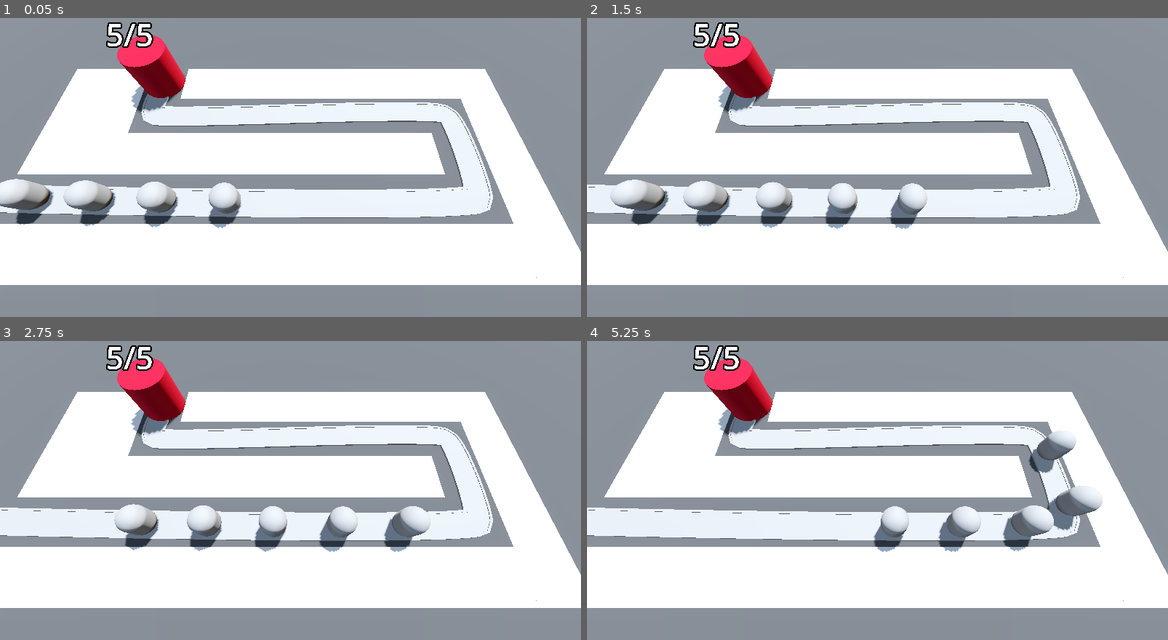
Above: before the commit, frames 1-4 (two rows, left to right).
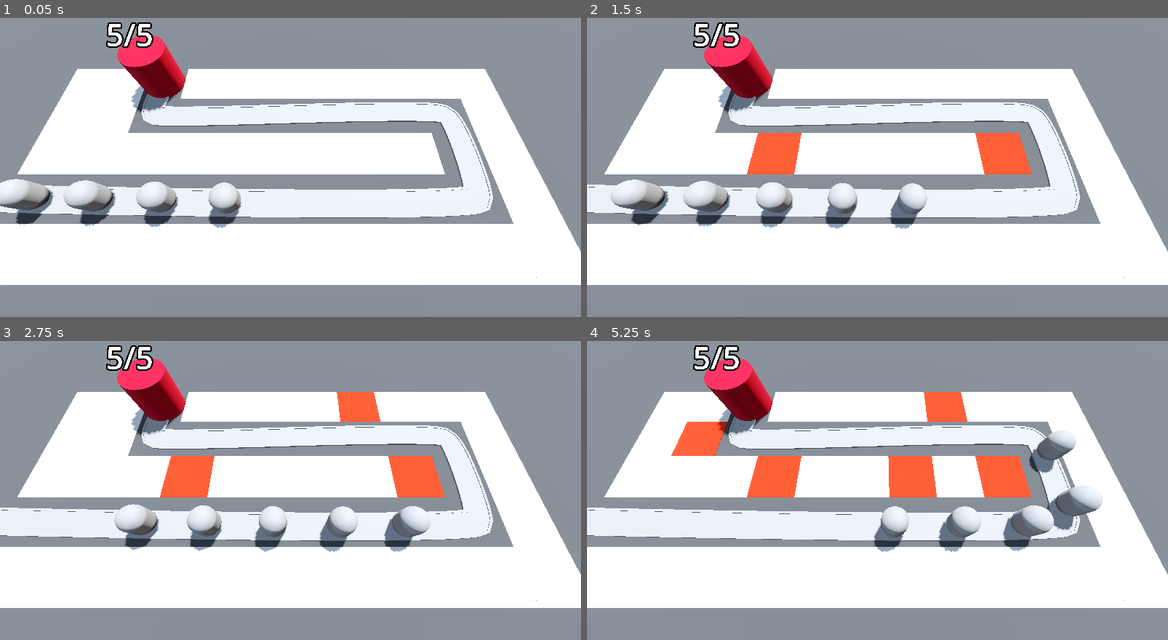
Above: after the commit, the same moments.

Repository: phish3y/godot-barb-blaster
Game: Godot game, scene res://base_level.tscn
Two runs of this game, one before a commit and one after it. Both use one fixed random seed, a clock stepped at 60 frames per second and the inputs below.
Inputs (mouse positions are in pixels of both pictures, inside the frame that each line leads up to):
- Up to frame 1 (0.05 s): no input
- Up to frame 2 (1.5 s): move the mouse to (1005, 137) at 0.52 s; click (1005, 137) at 0.6 s; move the mouse to (761, 170) at 1.27 s; click (761, 170) at 1.35 s
- Up to frame 3 (2.75 s): move the mouse to (348, 403) at 2.02 s; click (348, 403) at 2.1 s
- Up to frame 4 (5.25 s): move the mouse to (848, 541) at 2.77 s; click (848, 541) at 2.85 s; move the mouse to (1051, 526) at 3.52 s; click (1051, 526) at 3.6 s; move the mouse to (703, 427) at 4.27 s; click (703, 427) at 4.35 s; move the mouse to (906, 475) at 5.02 s; click (906, 475) at 5.1 s

The runs differ from the first frame. In frame 2, 2.2% of the frame differs, in the area x 27-77%, y 38-53%; in frame 3, 2.8%; in frame 4, 4.7%, in the area x 14-77%, y 17-53%.

Commit message:
continue with rays

Diff:
--- a/base_level.tscn
+++ b/base_level.tscn
@@ -37,8 +37,9 @@
 transform = Transform3D(-0.8660254, -0.43301278, 0.25, 0, 0.49999997, 0.86602545, -0.50000006, 0.75, -0.43301266, 0, 0, 0)
 shadow_enabled = true
 
-[node name="RayPickerCamera" parent="." unique_id=225340589 instance=ExtResource("1_3o4py")]
+[node name="RayPickerCamera" parent="." unique_id=225340589 node_paths=PackedStringArray("grid_map") instance=ExtResource("1_3o4py")]
 transform = Transform3D(1, 0, 0, 0, 0.42261824, 0.9063078, 0, -0.9063078, 0.42261824, -1, 17, 10)
+grid_map = NodePath("../GridMap")
 
 [node name="CSGBox3D" type="CSGBox3D" parent="." unique_id=1451968340]
 transform = Transform3D(1, 0, 0, 0, 1, 0, 0, 0, 1, 0, -1, 0)
@@ -110,7 +111,7 @@
 progress = 10.0
 
 [node name="Enemy4" parent="Path3D" unique_id=1315046775 instance=ExtResource("2_5vx1e")]
-transform = Transform3D(-0.01613313, 0, -0.9998698, 0, 1, 0, 0.9998698, 0, -0.01613313, -11.003167, 0, 6.305476)
+transform = Transform3D(-0.016133126, 0, -0.99986964, 0, 1, 0, 0.99986964, 0, -0.016133126, -11.003167, 0, 6.305476)
 progress = 15.0
 
 [node name="Enemy5" parent="Path3D" unique_id=1797596170 instance=ExtResource("2_5vx1e")]
--- a/project.godot
+++ b/project.godot
@@ -10,10 +10,18 @@
 
 [application]
 
-config/name="New Game Project"
+config/name="Barb Blaster"
 run/main_scene="uid://bxfssnktcrxfd"
 config/features=PackedStringArray("4.6", "Forward Plus")
 config/icon="res://icon.svg"
+
+[input]
+
+click={
+"deadzone": 0.2,
+"events": [Object(InputEventMouseButton,"resource_local_to_scene":false,"resource_name":"","device":-1,"window_id":0,"alt_pressed":false,"shift_pressed":false,"ctrl_pressed":false,"meta_pressed":false,"button_mask":1,"position":Vector2(279, 7),"global_position":Vector2(288, 55),"factor":1.0,"button_index":1,"canceled":false,"pressed":true,"double_click":false,"script":null)
+]
+}
 
 [physics]
 
--- a/ray_picker_camera/ray_picker_camera.gd
+++ b/ray_picker_camera/ray_picker_camera.gd
@@ -1,12 +1,20 @@
 extends Camera3D
+
+@export var grid_map: GridMap
 
 @onready var ray_cast_3d: RayCast3D = $RayCast3D
 
 func _process(delta: float) -> void:
-	var mouse_position: Vector2 = get_viewport().get_mouse_position()
-	ray_cast_3d.target_position = project_local_ray_normal(mouse_position) * 100.0 # length the ray can reach
+	self.ray_cast_3d.target_position = project_local_ray_normal(
+		self.get_viewport().get_mouse_position()
+	) * 100.0 # length the ray can reach
+
 	# ray_cast_3d.force_raycast_update()
-	if ray_cast_3d.is_colliding():
-		var collider = ray_cast_3d.get_collider()
-		if collider is GridMap:
-			print("grid")
+	if self.ray_cast_3d.is_colliding():
+		Input.set_default_cursor_shape(Input.CURSOR_POINTING_HAND)
+		if Input.is_action_just_pressed("click") && self.ray_cast_3d.get_collider() is GridMap:
+				var cell = self.grid_map.local_to_map(self.ray_cast_3d.get_collision_point())
+				if self.grid_map.get_cell_item(cell) == 0:
+					self.grid_map.set_cell_item(cell, 1)
+	else:
+		Input.set_default_cursor_shape(Input.CURSOR_ARROW)
